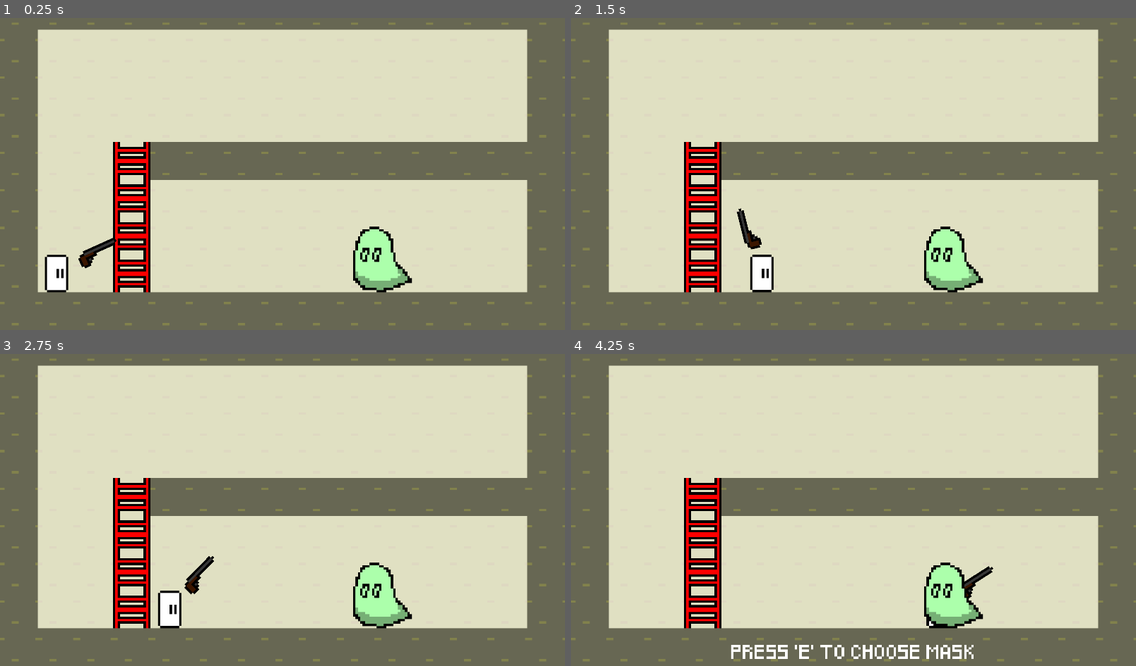
Above: before the commit, frames 1-4 (two rows, left to right).
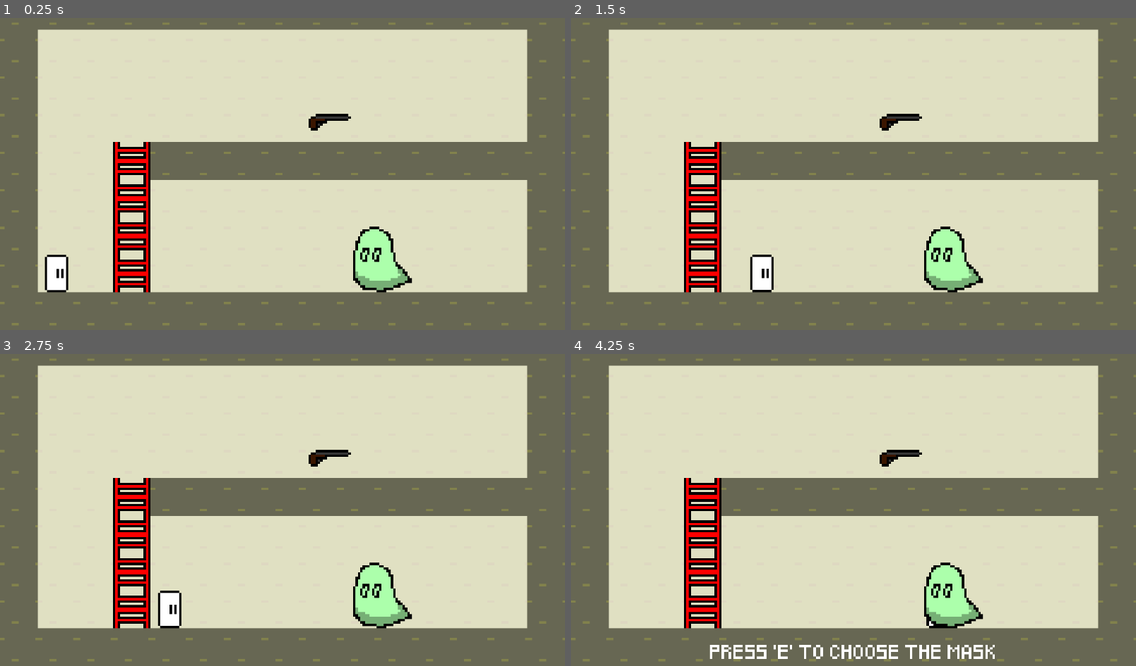
Above: after the commit, the same moments.

Repository: heitortetznerpereira/GGJ2026
Game: Godot game, scene res://main.tscn
Same seed, same stepped clock (60 frames per second), same inputs: the game is played once before the commit and once after it. The engine's default icon, where the game draws it, is replaced by a stand-in: a white triangle on a blue panel in a dark square.
Inputs (mouse positions are in pixels of both pictures, inside the frame that each line leads up to):
- Up to frame 1 (0.25 s): no input
- Up to frame 2 (1.5 s): tap Enter at 0.5 s; move the mouse to (977, 155) at 0.52 s; hold D (move_right) from 0.53 s (still down); click (977, 155) at 0.6 s; tap W (move_up) at 0.77 s; tap Space (interact) at 0.8, 1.35 s; move the mouse to (740, 186) at 1.27 s
- Up to frame 3 (2.75 s): tap W (move_up) at 1.52 s; click (169, 522) at 1.55 s; move the mouse to (339, 438) at 2.02 s; release D (move_right) at 2.03 s; hold Left (move_left) from 2.03 s (still down); click (339, 438) at 2.1 s; tap Space (interact) at 2.3 s
- Up to frame 4 (4.25 s): move the mouse to (825, 572) at 2.77 s; release Left (move_left) at 2.78 s; hold D (move_right) from 2.78 s (still down); tap Space (interact) at 2.85, 3.8 s; tap W (move_up) at 3.02, 3.77 s; click (825, 572) at 3.05 s; move the mouse to (1023, 553) at 3.52 s; click (1023, 553) at 3.6 s

The runs differ from the first frame. In frame 1, 0.5% of the frame differs, in the area x 13-63%, y 30-81%; in frame 2, 0.5%; in frame 3, 0.5%; in frame 4, 1.6%, in the area x 24-75%, y 30-98%.

Commit message:
armas

Diff:
--- a/maps/building/building.tscn
+++ b/maps/building/building.tscn
@@ -8,6 +8,7 @@
 [ext_resource type="TileSet" uid="uid://bqkvafq38vn6w" path="res://maps/logic_tile.tres" id="4_dfo5w"]
 [ext_resource type="PackedScene" uid="uid://bu17uw1f2baw8" path="res://monsters/phantom/phantom.tscn" id="6_f1shy"]
 [ext_resource type="Script" uid="uid://0k4m2jvpriua" path="res://monsters/re_monster/re_manager.gd" id="8_onapj"]
+[ext_resource type="PackedScene" uid="uid://b3to25tjblx6v" path="res://weapons/shotgun.tscn" id="9_yl56a"]
 
 [sub_resource type="TileSetAtlasSource" id="TileSetAtlasSource_bju83"]
 texture = ExtResource("2_cplqv")
@@ -50,3 +51,6 @@
 phantom = NodePath("../Phantom")
 monster_scene = ExtResource("2_bnirl")
 metadata/_custom_type_script = "uid://0k4m2jvpriua"
+
+[node name="Shotgun" parent="." unique_id=1997454010 instance=ExtResource("9_yl56a")]
+position = Vector2(136, -104)
--- a/monsters/phantom/phantom.gd
+++ b/monsters/phantom/phantom.gd
@@ -2,30 +2,15 @@
 extends Area2D
 
 
-var player : Player
-var over_p := false
-
-
-func _ready() -> void:
-	player = Global.player
-
-
-func start_re():
-	pass
+@export var inter_area : InterArea
 
 
 func _process(delta: float) -> void:
-	if overlaps_body(player):
-		player.show_inter("PRESS 'E' TO CHOOSE MASK")
-		over_p = true
-		if Input.is_action_just_pressed("interact"):
-			player.mask_opt()
-	else:
-		if over_p:
-			over_p = false
-			player.hide_inter()
+	if Input.is_action_just_pressed(
+		"interact"
+	) and inter_area.player_on:
+		Global.player.mask_opt()
 
 
 func destroy():
-	player.hide_inter()
 	queue_free()
--- a/monsters/phantom/phantom.tscn
+++ b/monsters/phantom/phantom.tscn
@@ -1,22 +1,31 @@
 [gd_scene format=3 uid="uid://bu17uw1f2baw8"]
 
 [ext_resource type="Script" uid="uid://wpabcmy42e6d" path="res://monsters/phantom/phantom.gd" id="1_xr567"]
-[ext_resource type="Texture2D" uid="uid://bbi0ttgjwjjjj" path="res://assets/sprites/ghosts.png" id="2_fibky"]
+[ext_resource type="Texture2D" uid="uid://ddelfaws5g5j4" path="res://fantasma.png" id="2_ykdrl"]
+[ext_resource type="Script" uid="uid://icjf04lt7x84" path="res://util/inter_area.gd" id="3_fibky"]
 
 [sub_resource type="RectangleShape2D" id="RectangleShape2D_ykdrl"]
 size = Vector2(32, 32)
 
-[node name="Phantom" type="Area2D" unique_id=1524485945]
+[node name="Phantom" type="Area2D" unique_id=1524485945 node_paths=PackedStringArray("inter_area")]
 collision_layer = 0
 collision_mask = 4
 script = ExtResource("1_xr567")
+inter_area = NodePath("InterArea")
 
 [node name="Sprite2D" type="Sprite2D" parent="." unique_id=220380501]
 modulate = Color(0.6745098, 1, 0.67058825, 1)
 position = Vector2(0, -16)
-texture = ExtResource("2_fibky")
-vframes = 4
+scale = Vector2(0.5, 0.5)
+texture = ExtResource("2_ykdrl")
 
-[node name="CollisionShape2D" type="CollisionShape2D" parent="." unique_id=1195872896]
+[node name="InterArea" type="Area2D" parent="." unique_id=2108525381]
+collision_layer = 0
+collision_mask = 4
+script = ExtResource("3_fibky")
+text = "PRESS 'E' TO CHOOSE THE MASK"
+metadata/_custom_type_script = "uid://icjf04lt7x84"
+
+[node name="CollisionShape2D" type="CollisionShape2D" parent="InterArea" unique_id=1097564014]
 position = Vector2(0, -16)
 shape = SubResource("RectangleShape2D_ykdrl")
--- a/monsters/re_monster/re_manager.gd
+++ b/monsters/re_monster/re_manager.gd
@@ -14,5 +14,7 @@
 	phantom.destroy()
 	monster = monster_scene.instantiate()
 	monster.global_position = phantom.global_position
+	monster.speed = speed
+	monster.health = health
 	await get_tree().create_timer(delay).timeout
 	add_child(monster)
--- a/monsters/re_monster/re_monster.gd
+++ b/monsters/re_monster/re_monster.gd
@@ -2,11 +2,10 @@
 extends Area2D
 
 
-const BASE_SPEED : float = 40
-
+var speed : float = 40
 var velocity : Vector2
 var player : Player
-
+var health : float = 1
 
 func _ready() -> void:
 	player = Global.player
@@ -15,10 +14,16 @@
 func _physics_process(delta: float) -> void:
 	var dir := (player.global_position - global_position
 	).normalized()
-	velocity = dir * BASE_SPEED
+	velocity = dir * speed
 	global_position += velocity * delta
 
 
 func _on_body_entered(body: Node2D) -> void:
 	if body is Player:
 		Global.map.game_over()
+
+
+func take_damage(dam : float):
+	health -= dam
+	if health <= 0:
+		queue_free()
--- a/monsters/re_monster/re_monster.tscn
+++ b/monsters/re_monster/re_monster.tscn
@@ -1,21 +1,19 @@
 [gd_scene format=3 uid="uid://prs83wb4vj4p"]
 
-[ext_resource type="Texture2D" uid="uid://d3v8eynat77lb" path="res://icon.svg" id="1_g6put"]
 [ext_resource type="Script" uid="uid://dkrdm2lge00jv" path="res://monsters/re_monster/re_monster.gd" id="1_py71m"]
+[ext_resource type="Texture2D" uid="uid://2egvfh2wiu2j" path="res://monstroVermelho.png" id="2_py71m"]
 
 [sub_resource type="RectangleShape2D" id="RectangleShape2D_py71m"]
 size = Vector2(32, 32)
 
 [node name="REMonster" type="Area2D" unique_id=161077751]
-collision_layer = 0
-collision_mask = 4
+collision_layer = 16
+collision_mask = 0
 script = ExtResource("1_py71m")
 
 [node name="Sprite2D" type="Sprite2D" parent="." unique_id=1311285311]
-modulate = Color(1, 0, 0, 1)
 position = Vector2(0, -16)
-scale = Vector2(0.25, 0.25)
-texture = ExtResource("1_g6put")
+texture = ExtResource("2_py71m")
 
 [node name="CollisionShape2D" type="CollisionShape2D" parent="." unique_id=750511185]
 position = Vector2(0, -16)
--- a/player/player.gd
+++ b/player/player.gd
@@ -8,9 +8,11 @@
 @export var stairs_area : Area2D
 @export var hud : HUD
 @export var weapon_pivot : Marker2D
+@export var weapon_holder : Marker2D
 
 var speed := BASE_SPEED
 var mouse_pos : Vector2
+var weapon : Weapon
 
 
 func _ready() -> void:
@@ -21,6 +23,11 @@
 	move(delta)
 	mouse_pos = get_global_mouse_position()
 	weapon_pivot.look_at(mouse_pos)
+	if weapon:
+		weapon.global_transform = weapon_holder.global_transform
+	if Input.is_action_just_pressed("attack"):
+		if weapon:
+			weapon.atk()
 
 
 
@@ -48,6 +55,7 @@
 
 func mask_opt():
 	speed = 0
+	hide_inter()
 	hud.masks.show()
 
 
@@ -64,3 +72,7 @@
 func hide_inter():
 	#hud.inter_lbl.hide()
 	hud.inter_lbl.text = ""
+
+
+func equip_weapon(new_weapon : Weapon):
+	weapon = new_weapon
--- a/player/player.tscn
+++ b/player/player.tscn
@@ -3,20 +3,20 @@
 [ext_resource type="Script" uid="uid://biwlcv6bb6x8g" path="res://player/player.gd" id="1_rkbax"]
 [ext_resource type="Texture2D" uid="uid://fcvs0ghy7a3u" path="res://player/spr_player.png" id="2_g1dw6"]
 [ext_resource type="Script" uid="uid://dlp5mhes7osav" path="res://player/hud.gd" id="3_g1dw6"]
-[ext_resource type="PackedScene" uid="uid://b3to25tjblx6v" path="res://weapons/shotgun.tscn" id="4_yw30f"]
 
 [sub_resource type="RectangleShape2D" id="RectangleShape2D_rkbax"]
 size = Vector2(8, 16)
 
 [sub_resource type="RectangleShape2D" id="RectangleShape2D_g1dw6"]
 
-[node name="Player" type="CharacterBody2D" unique_id=910214005 node_paths=PackedStringArray("main_cam", "stairs_area", "hud", "weapon_pivot")]
+[node name="Player" type="CharacterBody2D" unique_id=910214005 node_paths=PackedStringArray("main_cam", "stairs_area", "hud", "weapon_pivot", "weapon_holder")]
 collision_layer = 4
 script = ExtResource("1_rkbax")
 main_cam = NodePath("MainCam")
 stairs_area = NodePath("StairsArea")
 hud = NodePath("CanvasLayer/HUD")
 weapon_pivot = NodePath("WeaponPivot")
+weapon_holder = NodePath("WeaponPivot/WeaponHolder")
 
 [node name="Sprite2D" type="Sprite2D" parent="." unique_id=802551471]
 position = Vector2(0, -8)
@@ -43,8 +43,6 @@
 
 [node name="WeaponHolder" type="Marker2D" parent="WeaponPivot" unique_id=1600788270]
 position = Vector2(16, 0)
-
-[node name="Shotgun" parent="WeaponPivot/WeaponHolder" unique_id=1997454010 instance=ExtResource("4_yw30f")]
 
 [node name="CanvasLayer" type="CanvasLayer" parent="." unique_id=1858821593]
 
--- a/project.godot
+++ b/project.godot
@@ -106,6 +106,7 @@
 2d_physics/layer_2="stairs"
 2d_physics/layer_3="player"
 2d_physics/layer_4="weapon"
+2d_physics/layer_5="enemy"
 
 [physics]
 
--- a/util/inter_area.gd
+++ b/util/inter_area.gd
@@ -1,34 +1,23 @@
 class_name InterArea
 extends Area2D
 
-@export var label : Label
-@export var n_body : Node
 
-var player : Player
-
+@export_multiline("TEXT HERE") var text : String
+var player_on := false
 
 
 func _ready() -> void:
-	label.hide()
 	body_entered.connect(on_body_entered)
 	body_exited.connect(on_body_exited)
 
 
 func on_body_entered(body : Node2D):
 	if body is Player:
-		player = body
-		player.inter_area = self
-		label.show()
+		body.show_inter(text)
+		player_on = true
 
 
 func on_body_exited(body : Node2D):
 	if body is Player:
-		player = null
-		await get_tree().physics_frame
-		Global.player.inter_area = null
-		label.hide()
-
-
-func _physics_process(delta: float) -> void:
-	if player and Input.is_action_just_pressed("interact"):
-		n_body.on_interact()
+		body.hide_inter()
+		player_on = false
--- /dev/null
+++ b/util/inter_area.tscn
@@ -0,0 +1,9 @@
+[gd_scene format=3 uid="uid://set3xnimmnl3"]
+
+[ext_resource type="Script" uid="uid://icjf04lt7x84" path="res://util/inter_area.gd" id="1_w7g30"]
+
+[node name="InterArea" type="Area2D" unique_id=1387767846]
+collision_layer = 0
+collision_mask = 4
+script = ExtResource("1_w7g30")
+metadata/_custom_type_script = "uid://icjf04lt7x84"
--- a/weapons/shotgun.gd
+++ b/weapons/shotgun.gd
@@ -1,2 +1,14 @@
 class_name Shotgun
 extends Weapon
+
+
+const DAMAGE : float = 5
+
+@export var ray : RayCast2D
+
+
+func atk():
+	if ray.is_colliding():
+		var col := ray.get_collider()
+		if col is REMonster:
+			col.take_damage(DAMAGE)
--- a/weapons/shotgun.tscn
+++ b/weapons/shotgun.tscn
@@ -1,13 +1,37 @@
 [gd_scene format=3 uid="uid://b3to25tjblx6v"]
 
-[ext_resource type="Script" uid="uid://d1vink7tegw6x" path="res://weapons/weapon.gd" id="1_kwm0t"]
+[ext_resource type="Script" uid="uid://cy0b18mxycqy8" path="res://weapons/shotgun.gd" id="1_64lnt"]
 [ext_resource type="Texture2D" uid="uid://fsbn0ll5de5b" path="res://escopeta.png" id="2_64lnt"]
+[ext_resource type="PackedScene" uid="uid://set3xnimmnl3" path="res://util/inter_area.tscn" id="3_byptj"]
 
-[node name="Shotgun" type="CharacterBody2D" unique_id=1997454010]
-script = ExtResource("1_kwm0t")
+[sub_resource type="RectangleShape2D" id="RectangleShape2D_64lnt"]
+size = Vector2(16, 16)
+
+[sub_resource type="RectangleShape2D" id="RectangleShape2D_ajl80"]
+
+[node name="Shotgun" type="CharacterBody2D" unique_id=1997454010 node_paths=PackedStringArray("ray", "inter_area")]
+collision_layer = 8
+script = ExtResource("1_64lnt")
+ray = NodePath("RayCast2D")
+inter_area = NodePath("InterArea")
 metadata/_custom_type_script = "uid://d1vink7tegw6x"
 
 [node name="Sprite2D" type="Sprite2D" parent="." unique_id=1040789856]
 texture = ExtResource("2_64lnt")
 offset = Vector2(0, -4)
 flip_h = true
+
+[node name="RayCast2D" type="RayCast2D" parent="." unique_id=2036834798]
+target_position = Vector2(64, 0)
+collision_mask = 16
+collide_with_areas = true
+collide_with_bodies = false
+
+[node name="CollisionShape2D" type="CollisionShape2D" parent="." unique_id=1183617856]
+shape = SubResource("RectangleShape2D_64lnt")
+
+[node name="InterArea" parent="." unique_id=1387767846 instance=ExtResource("3_byptj")]
+text = "PRESS 'E' TO PICK THE SHOTGUN"
+
+[node name="CollisionShape2D" type="CollisionShape2D" parent="InterArea" unique_id=1452504007]
+shape = SubResource("RectangleShape2D_ajl80")
--- a/weapons/weapon.gd
+++ b/weapons/weapon.gd
@@ -1,21 +1,33 @@
+@abstract
 class_name Weapon
 extends CharacterBody2D
 
 
-var picked := true
+@export var inter_area : InterArea
+var picked := false
 
 
 func pick():
 	picked = true
 	collision_layer = 0
+	inter_area.monitoring = false
 
 
 func drop():
 	picked = false
 	collision_layer = 8
+	inter_area.monitoring = true
 
 
 func _process(delta: float) -> void:
 	if not picked and not is_on_floor():
 		velocity.y += Global.gravity * delta
 		move_and_slide()
+	if Input.is_action_just_pressed(
+		"interact"
+	) and inter_area.player_on:
+		Global.player.equip_weapon(self)
+		pick()
+
+
+@abstract func atk()
Not shown, added: fantasma.png.import
Not shown, added: monstroAmarelo.png.import
Not shown, added: monstroAzul.png.import
Not shown, added: monstroVermelho.png.import
